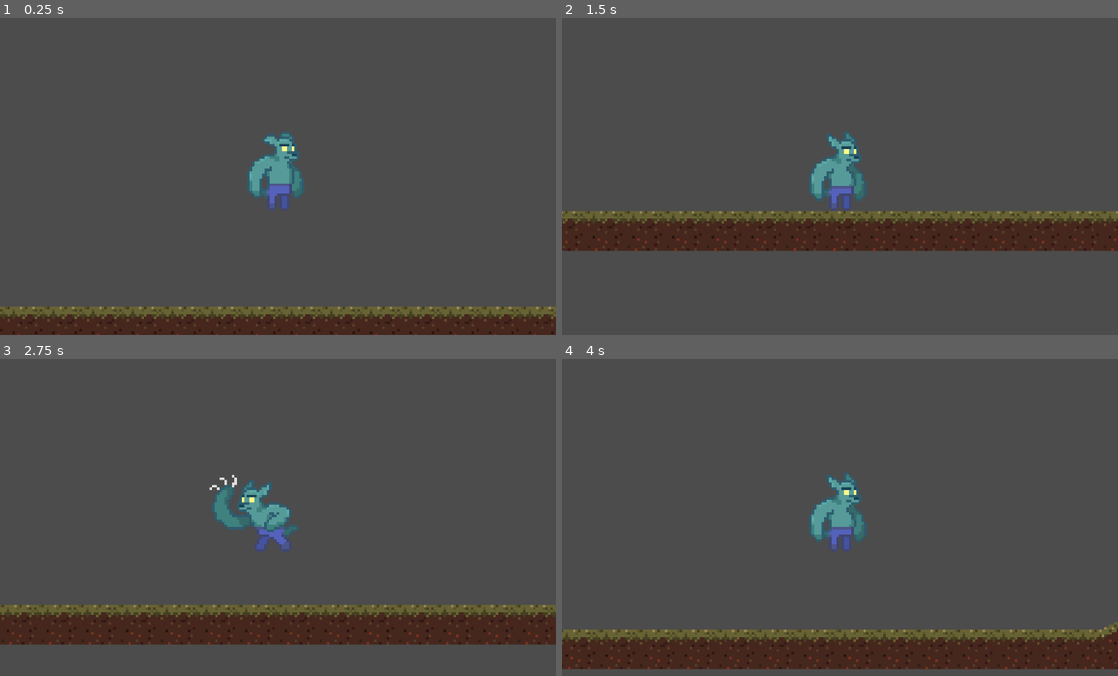
Above: before the commit, frames 1-4 (two rows, left to right).
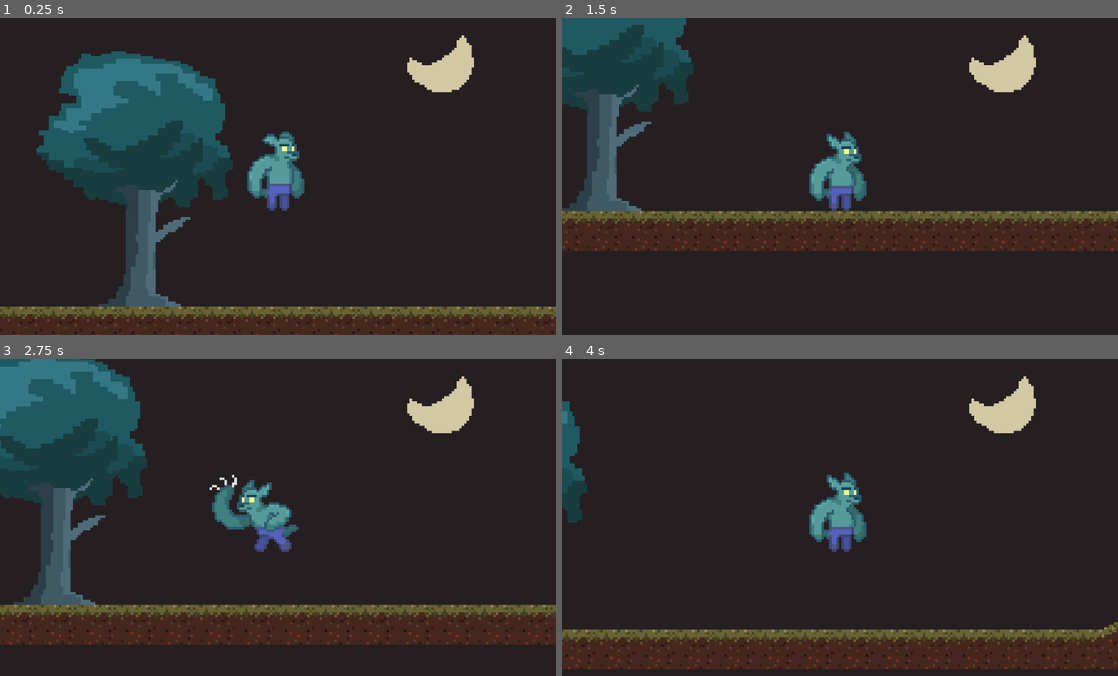
Above: after the commit, the same moments.

Repository: nadiadecar/GGJ2022
Game: Godot game, scene res://Scenes/Principal.tscn
Two runs of this game, one before a commit and one after it. Both use one fixed random seed, a clock stepped at 60 frames per second and the inputs below.
Inputs:
- Up to frame 1 (0.25 s): no input
- Up to frame 2 (1.5 s): hold X (attack) 0.53-1.28 s; hold Right (right) from 0.53 s (still down); tap Z (jump) at 0.77 s; tap X (attack) at 1.35 s
- Up to frame 3 (2.75 s): tap Z (jump) at 1.52 s; release Right (right) at 2.03 s; hold Left (left) from 2.03 s (still down); hold X (attack) from 2.03 s (still down)
- Up to frame 4 (4 s): release Left (left) at 2.78 s; release X (attack) at 2.78 s; hold Right (right) from 2.78 s (still down); tap X (attack) at 2.85 s; tap Z (jump) at 3.02, 3.77 s; hold X (attack) from 3.53 s (still down)

The runs differ from the first frame. In frame 1, 89% of the frame differs, in the area x 0-100%, y 0-92%; in frame 2, 86%; in frame 3, 85%; in frame 4, 86%.

Commit message:
Fondo de noche, arbol

Diff:
--- a/Scenes/Personajes/Prota.tscn
+++ b/Scenes/Personajes/Prota.tscn
@@ -7,6 +7,7 @@
 [ext_resource path="res://Sprites/Werewolf/wereguol jump-Sheet.png" type="Texture" id=5]
 [ext_resource path="res://Sprites/Werewolf/wereguol pelea-Sheet-Sheet.png" type="Texture" id=6]
 [ext_resource path="res://Sprites/Werewolf/wereguol dano-Sheet.png" type="Texture" id=7]
+[ext_resource path="res://Scenes/fondo_noche.tscn" type="PackedScene" id=8]
 
 [sub_resource type="CapsuleShape2D" id=1]
 radius = 34.0
@@ -962,12 +963,15 @@
 states/Walking-Right/position = Vector2( 24.6, 227.8 )
 transitions = [ "Idle-Right", "Idle-Left", SubResource( 43 ), "Idle-Left", "Idle-Right", SubResource( 44 ), "Idle-Right …(1089 unchanged characters)…
 start_node = "Idle-Right"
-graph_offset = Vector2( 0, -15.3994 )
+graph_offset = Vector2( -107.681, 45.6006 )
 
 [sub_resource type="AnimationNodeStateMachinePlayback" id=41]
 
 [node name="Prota" type="KinematicBody2D" groups=["prota"]]
 script = ExtResource( 1 )
+
+[node name="fondo_noche" parent="." instance=ExtResource( 8 )]
+position = Vector2( 0, 0 )
 
 [node name="Sprite" type="Sprite" parent="."]
 position = Vector2( 4, -15 )
--- a/Scenes/Principal.tscn
+++ b/Scenes/Principal.tscn
@@ -1,11 +1,9 @@
-[gd_scene load_steps=16 format=2]
+[gd_scene load_steps=17 format=2]
 
 [ext_resource path="res://Scenes/Personajes/Prota.tscn" type="PackedScene" id=1]
 [ext_resource path="res://Scenes/Personajes/Enemy.tscn" type="PackedScene" id=2]
 [ext_resource path="res://Sprites/Background/tile_tierra.png" type="Texture" id=3]
-
-[sub_resource type="RectangleShape2D" id=2]
-extents = Vector2( 2418.25, 71.5 )
+[ext_resource path="res://Sprites/Background/arbol culiao papus_noche.png" type="Texture" id=4]
 
 [sub_resource type="ConvexPolygonShape2D" id=3]
 points = PoolVector2Array( 0, 0, 112, 0, 112, 112, 0, 112 )
@@ -249,24 +247,33 @@
 } ]
 9/z_index = 0
 
+[sub_resource type="RectangleShape2D" id=2]
+extents = Vector2( 2418.25, 71.5 )
+
 [node name="World" type="Node2D"]
 
-[node name="Characters" type="Node2D" parent="."]
-
-[node name="Prota" parent="Characters" instance=ExtResource( 1 )]
-position = Vector2( 476, 391 )
-
-[node name="Enemy-Trident" parent="Characters" instance=ExtResource( 2 )]
-position = Vector2( 2704, 698 )
-
-[node name="Ground" type="StaticBody2D" parent="."]
-
-[node name="CollisionShape2D" type="CollisionShape2D" parent="Ground"]
-position = Vector2( 2018, 1014 )
-shape = SubResource( 2 )
-
-[node name="TileMap" type="TileMap" parent="."]
+[node name="Sprites_fondo" type="Node" parent="."]
+
+[node name="ArbolCuliaoPapusNoche" type="Sprite" parent="Sprites_fondo"]
+position = Vector2( 572, 503 )
+texture = ExtResource( 4 )
+
+[node name="TileMap" type="TileMap" parent="Sprites_fondo"]
 tile_set = SubResource( 4 )
 cell_size = Vector2( 112, 112 )
 format = 1
 tile_data = PoolIntArray( 105, 4, 0, 107, 1, 0, 108, 1, 0, 109, 1, 0, 110, 1, 0, 111, 1, 0, 112, 1, 0, 113, 1, 0, 114,  …(2610 unchanged characters)…
+
+[node name="Characters" type="Node2D" parent="."]
+
+[node name="Prota" parent="Characters" instance=ExtResource( 1 )]
+position = Vector2( 476, 391 )
+
+[node name="Enemy-Trident" parent="Characters" instance=ExtResource( 2 )]
+position = Vector2( 2704, 698 )
+
+[node name="Ground" type="StaticBody2D" parent="."]
+
+[node name="CollisionShape2D" type="CollisionShape2D" parent="Ground"]
+position = Vector2( 2018, 1014 )
+shape = SubResource( 2 )
--- /dev/null
+++ b/Scenes/fondo_noche.tscn
@@ -0,0 +1,7 @@
+[gd_scene load_steps=2 format=2]
+
+[ext_resource path="res://Sprites/Background/fondo_noche.png" type="Texture" id=1]
+
+[node name="fondo_noche" type="Sprite"]
+position = Vector2( 786, 453 )
+texture = ExtResource( 1 )
Not shown: 1 places in Scenes/Personajes/Prota.tscn that only renumber resources
Not shown, added: Scenes/fondo_noche.png.import
Binary file added: Sprites/Background/arbol culiao papus - copia.ase
Binary file added: Sprites/Background/arbol culiao papus_noche.png
Not shown, added: Sprites/Background/arbol culiao papus_noche.png.import
Binary file added: Sprites/Background/fondo_noche.aseprite
Binary file added: Sprites/Background/fondo_noche.png
Not shown, added: Sprites/Background/fondo_noche.png.import
Binary file added: Sprites/Background/paleta_noche.png
Not shown, added: Sprites/Background/paleta_noche.png.import
